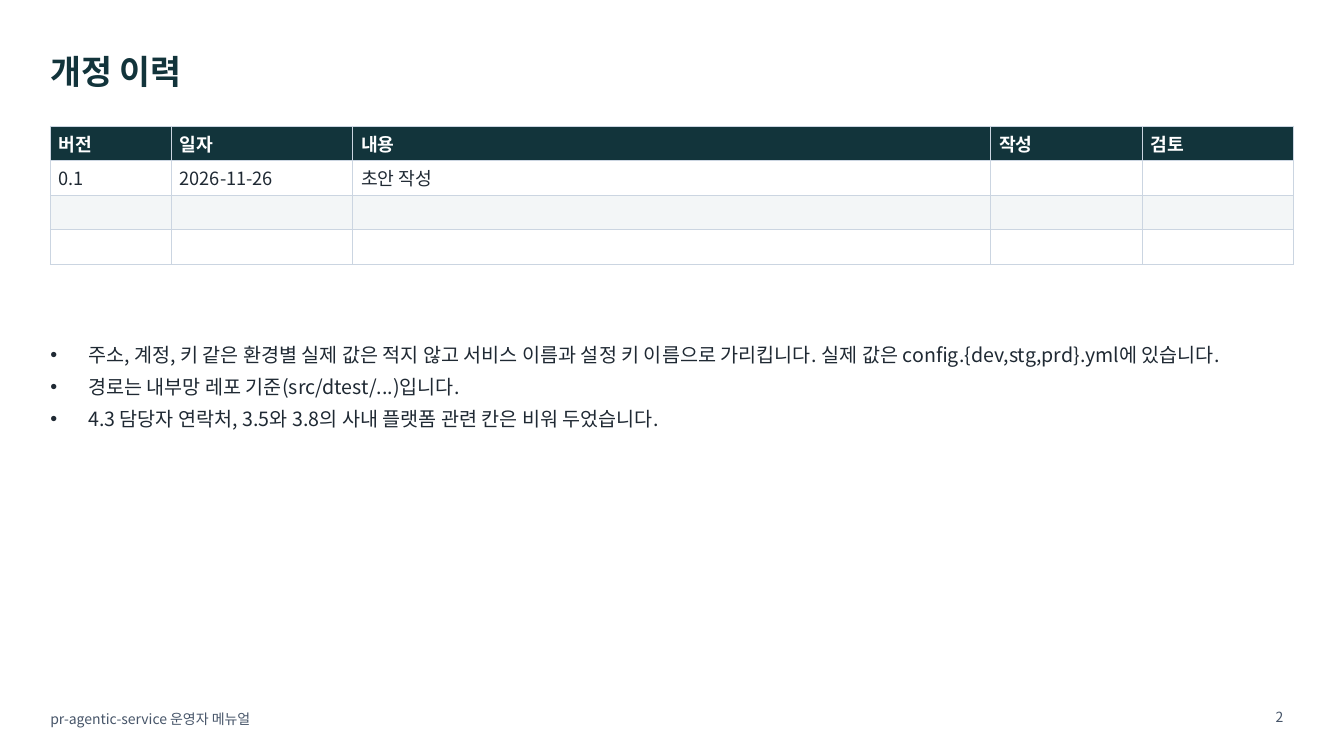
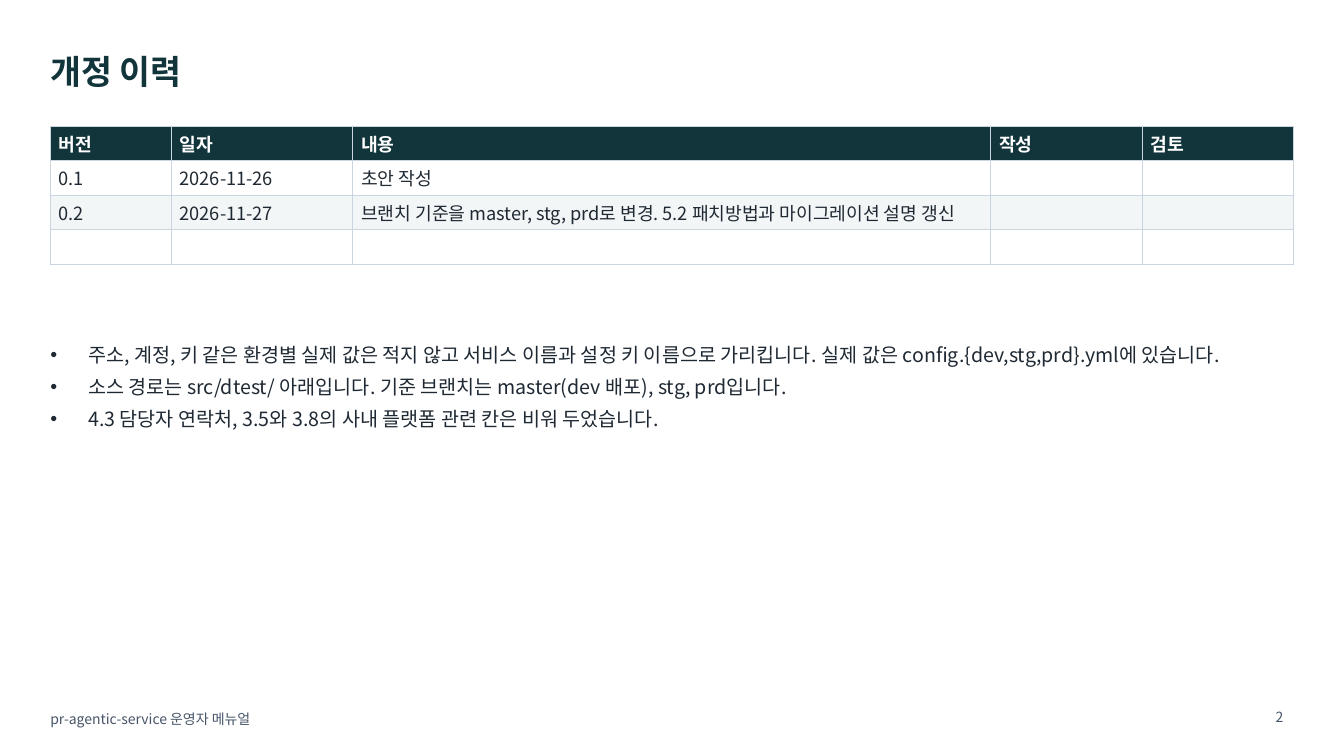
Before and after one commit to KimHwaJin/pr-agentic-service, a slide deck: slide 2 of docs/deliverables/08-operator-manual.pptx. Drawn at 1344x756 pixels with LibreOffice and Linux fonts; fonts in the diff are those of the drawing. Boxes give left, top, right and bottom in pixels: in the first picture for what was removed or moved away, otherwise in the second. Text is boxed around its words. In the diff, an @@ line names an element or a change of style, - is before the commit and + after.

```diff
--- a/docs/deliverables/08-operator-manual.pptx
+++ b/docs/deliverables/08-operator-manual.pptx
@@ table at [50,126,1294,229] @@
+row 3: 0.2 | 2026-11-27 | 브랜치 기준을 master, stg, prd로 변경. 5.2 패치방법과 마이그레이션 설명 갱신 |  | 
-row 4:  |  |  |  | 
@@ text at [88,377,787,399]: text changed @@
-• 경로는 내부망 레포 기준(src/dtest/...)입니다.
+• 소스 경로는 src/dtest/ 아래입니다. 기준 브랜치는 master(dev 배포), stg, prd입니다.
```
Also in this commit, not shown: 7 other slides changed, 1 slide added, 12 other files.
